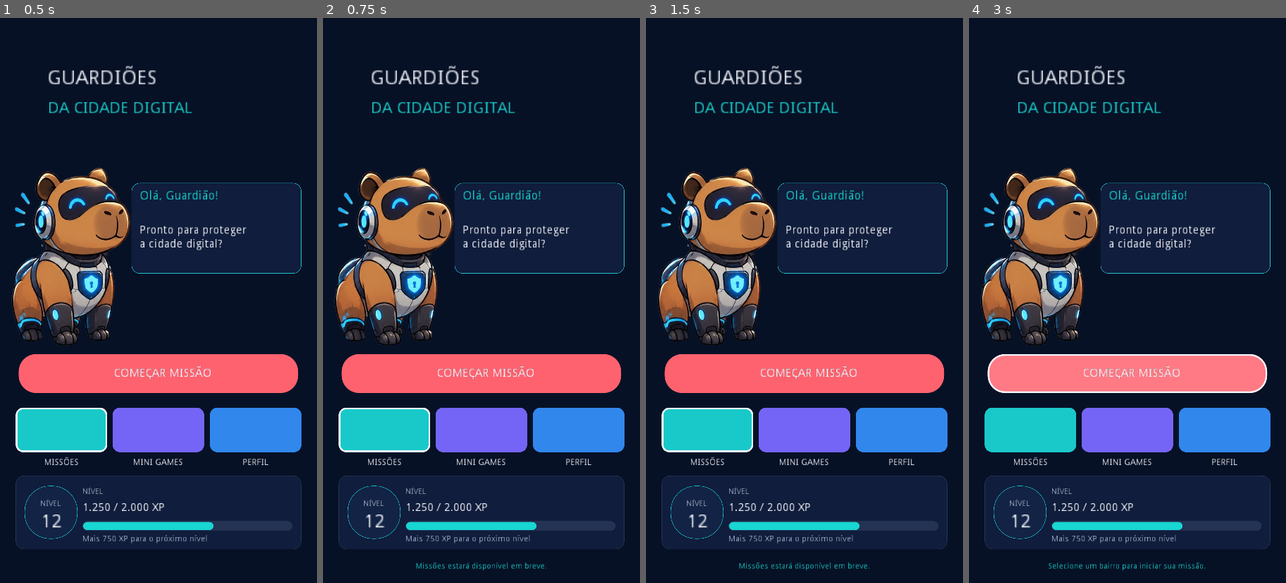
Above: before the commit, frames 1-4 (left to right).
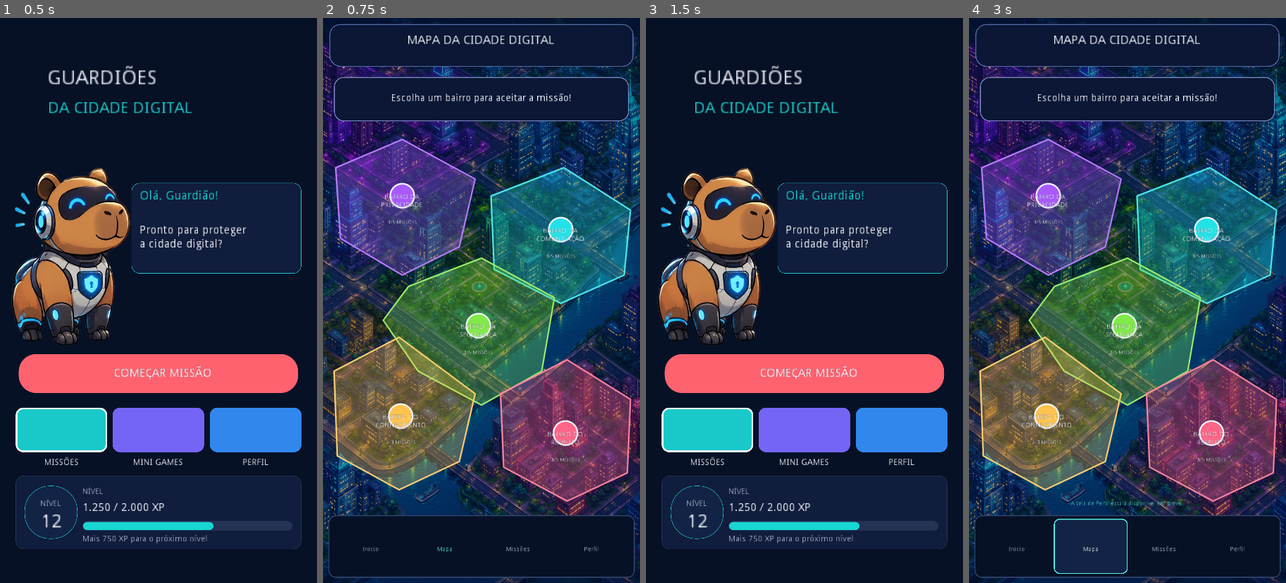
Above: after the commit, the same moments.

Repository: Samuelf17/GabiTech
Game: Godot game, scene res://app/menus/home_screen.tscn
Same seed, same stepped clock (60 frames per second), same inputs: the game is played once before the commit and once after it.
Inputs (mouse positions are in pixels of both pictures, inside the frame that each line leads up to):
- Up to frame 1 (0.5 s): no input
- Up to frame 2 (0.75 s): click (383, 430) at 0.5 s
- Up to frame 3 (1.5 s): click (693, 549) at 1.25 s, where only the run after the commit has a clickable "⌂ Inicio"
- Up to frame 4 (3 s): click "▶ COMEÇAR MISSÃO" at 2 s; click (1089, 549) at 2.75 s, where only the run after the commit has a clickable "● Mapa"

Frame 1 is identical in both runs. In frame 2, 70% of the frame differs, in the area x 0-100%, y 0-100%; in frame 3, 0.2%; in frame 4, 71%.

Commit message:
Adiciona a tela de mapa

Diff:
--- a/app/menus/home_screen.gd
+++ b/app/menus/home_screen.gd
@@ -60,7 +60,7 @@
 	ui["greeting_text"] = _new_label("Pronto para proteger\na cidade digital?", WHITE, "body")
 
 	var start_button := _new_button("MissionButton", "▶   COMEÇAR MISSÃO", Color("#ff626f"), WHITE, "button")
-	start_button.connect("pressed", self, "_on_action_pressed", ["Selecione um bairro para iniciar sua missão."])
+	start_button.connect("pressed", self, "_open_map_screen")
 	ui["start"] = start_button
 
 	ui["nav_missions"] = _new_nav_button("NavMissions", "nav_missions", "MISSÕES", Color("#19c9c9"), "Missões")
@@ -302,7 +302,10 @@
 	var title_label := _new_label(title, WHITE, "nav_caption", Label.ALIGN_CENTER)
 	title_label.name = node_name + "Title"
 	ui[key + "_title"] = title_label
-	button.connect("pressed", self, "_on_action_pressed", [action + " estará disponível em breve."])
+	if key == "nav_missions":
+		button.connect("pressed", self, "_open_map_screen")
+	else:
+		button.connect("pressed", self, "_on_action_pressed", [action + " estará disponível em breve."])
 	return button
 
 
@@ -322,3 +325,7 @@
 func _on_action_pressed(message: String) -> void:
 	status_label.text = message
 	_layout_screen(current_viewport_size)
+
+
+func _open_map_screen() -> void:
+	get_tree().change_scene("res://app/menus/map_screen.tscn")
--- /dev/null
+++ b/app/menus/map_screen.gd
@@ -0,0 +1,296 @@
+extends Control
+
+const NAVY = Color("#071126")
+const PANEL = Color("#0b1735")
+const WHITE = Color("#f3f7ff")
+const MUTED = Color("#bac8e8")
+const CYAN = Color("#55f4e9")
+const DISTRICTS = [
+	{"id": "privacy", "name": "BAIRRO DA\nPRIVACIDADE", "progress": "3/5 MISSÕES", "color": Color("#a95aff"), "center": Vector2(0.25, 0.325), "size": Vector2(0.26, 0.12), "points": [Vector2(0.04, 0.265), Vector2(0.25, 0.215), Vector2(0.48, 0.285), Vector2(0.43, 0.405), Vector2(0.25, 0.455), Vector2(0.055, 0.39)]},
+	{"id": "communication", "name": "BAIRRO DA\nCOMUNICAÇÃO", "progress": "3/5 MISSÕES", "color": Color("#23e2e7"), "center": Vector2(0.75, 0.385), "size": Vector2(0.26, 0.12), "points": [Vector2(0.53, 0.315), Vector2(0.76, 0.265), Vector2(0.97, 0.34), Vector2(0.95, 0.455), Vector2(0.75, 0.505), Vector2(0.54, 0.445)]},
+	{"id": "security", "name": "BAIRRO DA\nSEGURANÇA", "progress": "3/5 MISSÕES", "color": Color("#81ea48"), "center": Vector2(0.49, 0.555), "size": Vector2(0.30, 0.115), "points": [Vector2(0.27, 0.475), Vector2(0.50, 0.425), Vector2(0.73, 0.495), Vector2(0.69, 0.625), Vector2(0.50, 0.685), Vector2(0.30, 0.625), Vector2(0.19, 0.535)]},
+	{"id": "knowledge", "name": "BAIRRO DO\nCONHECIMENTO", "progress": "1/3 MISSÕES", "color": Color("#ffc34f"), "center": Vector2(0.245, 0.715), "size": Vector2(0.27, 0.12), "points": [Vector2(0.035, 0.625), Vector2(0.24, 0.565), Vector2(0.48, 0.665), Vector2(0.43, 0.785), Vector2(0.24, 0.835), Vector2(0.045, 0.775)]},
+	{"id": "respect", "name": "BAIRRO DO\nRESPEITO", "progress": "3/5 MISSÕES", "color": Color("#ff6687"), "center": Vector2(0.765, 0.745), "size": Vector2(0.27, 0.12), "points": [Vector2(0.56, 0.665), Vector2(0.77, 0.605), Vector2(0.97, 0.675), Vector2(0.96, 0.805), Vector2(0.77, 0.855), Vector2(0.57, 0.795)]}
+]
+
+var ui: Dictionary = {}
+var selected_district: int = -1
+var current_viewport_size := Vector2.ZERO
+
+
+func _ready() -> void:
+	_build_screen()
+	get_viewport().connect("size_changed", self, "_on_viewport_size_changed")
+	_layout_screen(get_viewport_rect().size)
+
+
+func _build_screen() -> void:
+	var background := TextureRect.new()
+	background.name = "CityMapBackground"
+	background.texture = load("res://shared/map/assets/mapa.png")
+	background.expand = true
+	background.stretch_mode = TextureRect.STRETCH_KEEP_ASPECT_COVERED
+	background.mouse_filter = Control.MOUSE_FILTER_IGNORE
+	background.anchor_right = 1.0
+	background.anchor_bottom = 1.0
+	add_child(background)
+	ui["background"] = background
+
+	var tint := ColorRect.new()
+	tint.color = Color(0.015, 0.045, 0.13, 0.38)
+	tint.mouse_filter = Control.MOUSE_FILTER_IGNORE
+	tint.anchor_right = 1.0
+	tint.anchor_bottom = 1.0
+	add_child(tint)
+
+	var area_layer := Control.new()
+	area_layer.name = "InteractiveDistricts"
+	area_layer.anchor_right = 1.0
+	area_layer.anchor_bottom = 1.0
+	area_layer.focus_mode = Control.FOCUS_ALL
+	area_layer.mouse_filter = Control.MOUSE_FILTER_STOP
+	area_layer.connect("draw", self, "_draw_districts")
+	area_layer.connect("gui_input", self, "_on_area_input")
+	add_child(area_layer)
+	ui["areas"] = area_layer
+
+	ui["header_panel"] = _new_panel("HeaderPanel", PANEL, Color("#526aa1"), 24)
+	ui["screen_title"] = _new_label("MAPA DA CIDADE DIGITAL", WHITE, "title", Label.ALIGN_CENTER)
+	ui["prompt_panel"] = _new_panel("MissionPrompt", PANEL, Color("#7886bd"), 22)
+	ui["prompt"] = _new_label("Escolha um bairro para aceitar a missão!", WHITE, "prompt", Label.ALIGN_CENTER)
+	ui["status"] = _new_label("", CYAN, "status", Label.ALIGN_CENTER)
+
+	for district in DISTRICTS:
+		var title := _new_label(district["name"], WHITE, "district", Label.ALIGN_CENTER)
+		var progress := _new_label(district["progress"], WHITE, "progress", Label.ALIGN_CENTER)
+		ui[district["id"] + "_title"] = title
+		ui[district["id"] + "_progress"] = progress
+
+	var nav_background := _new_panel("BottomNavigationBackground", NAVY, Color("#33466e"), 16)
+	ui["nav_background"] = nav_background
+	_add_nav_item("Inicio", "⌂", 0, "res://app/menus/home_screen.tscn")
+	_add_nav_item("Mapa", "●", 1, "")
+	_add_nav_item("Missões", "⚑", 2, "")
+	_add_nav_item("Perfil", "♟", 3, "")
+	ui["areas"].grab_focus()
+
+
+func _draw_districts() -> void:
+	var layer: Control = ui["areas"]
+	var font: Font = layer.get_font("font")
+	if font == null:
+		return
+	var landscape: bool = current_viewport_size.x > current_viewport_size.y
+	var regions: Array = _district_layout(current_viewport_size, landscape)
+	for index in range(regions.size()):
+		var region: Dictionary = regions[index]
+		var color: Color = DISTRICTS[index]["color"]
+		var points := PoolVector2Array()
+		for point in region["points"]:
+			points.append(Vector2(point.x * layer.rect_size.x, point.y * layer.rect_size.y))
+		var fill: Color = color
+		fill.a = 0.30 if index != selected_district else 0.48
+		layer.draw_colored_polygon(points, fill)
+		var outline := PoolVector2Array(points)
+		outline.append(points[0])
+		layer.draw_polyline(outline, color.lightened(0.2), 3.0 if index == selected_district else 2.0, true)
+		var center: Vector2 = region["center"] * layer.rect_size
+		layer.draw_circle(center + Vector2(0, -font.get_height() * 0.95), min(layer.rect_size.x, layer.rect_size.y) * (0.027 if landscape else 0.038), color)
+		layer.draw_arc(center + Vector2(0, -font.get_height() * 0.95), min(layer.rect_size.x, layer.rect_size.y) * (0.027 if landscape else 0.038), 0, TAU, 24, WHITE, 2.0, true)
+
+
+func _district_layout(viewport_size: Vector2, landscape: bool) -> Array:
+	var layouts: Array = []
+	if landscape:
+		var centers := [Vector2(0.18, 0.40), Vector2(0.50, 0.40), Vector2(0.82, 0.40), Vector2(0.34, 0.73), Vector2(0.67, 0.73)]
+		var dimensions := Vector2(0.28, 0.25)
+		for index in range(DISTRICTS.size()):
+			layouts.append(_hex_region(centers[index], dimensions))
+	else:
+		for district in DISTRICTS:
+			layouts.append({"points": district["points"], "center": district["center"]})
+	return layouts
+
+
+func _hex_region(center: Vector2, size: Vector2) -> Dictionary:
+	var half_width: float = size.x * 0.5
+	var half_height: float = size.y * 0.5
+	var points := [
+		Vector2(center.x - half_width * 0.62, center.y - half_height),
+		Vector2(center.x + half_width * 0.62, center.y - half_height),
+		Vector2(center.x + half_width, center.y),
+		Vector2(center.x + half_width * 0.62, center.y + half_height),
+		Vector2(center.x - half_width * 0.62, center.y + half_height),
+		Vector2(center.x - half_width, center.y)
+	]
+	return {"points": points, "center": center}
+
+
+func _add_nav_item(title: String, icon_text: String, index: int, scene_path: String) -> void:
+	var button := Button.new()
+	button.name = "Nav" + title.replace("ó", "o")
+	button.text = icon_text + "\n" + title
+	button.align = Button.ALIGN_CENTER
+	button.focus_mode = Control.FOCUS_ALL
+	button.add_stylebox_override("normal", _stylebox(NAVY, NAVY, 12, 1))
+	button.add_stylebox_override("hover", _stylebox(Color("#132345"), CYAN, 12, 2))
+	button.add_stylebox_override("focus", _stylebox(Color("#132345"), CYAN, 12, 2))
+	button.add_color_override("font_color", CYAN if title == "Mapa" else MUTED)
+	button.add_color_override("font_color_hover", WHITE)
+	button.add_color_override("font_color_focus", WHITE)
+	button.set_meta("nav_index", index)
+	button.set_meta("font_role", "nav")
+	button.connect("pressed", self, "_on_nav_pressed", [title, scene_path])
+	add_child(button)
+	ui["nav_" + str(index)] = button
+
+
+func _layout_screen(viewport_size: Vector2) -> void:
+	if viewport_size.x <= 0.0 or viewport_size.y <= 0.0:
+		return
+	current_viewport_size = viewport_size
+	var width: float = viewport_size.x
+	var height: float = viewport_size.y
+	var landscape: bool = width > height
+	var safe: float = min(width, height) * 0.035
+	var font_basis: float = min(width, height)
+	_place(ui["header_panel"], safe * 0.6, safe * 0.55, width - safe * 1.2, height * 0.075)
+	_place(ui["screen_title"], safe * 1.4, safe * 0.65, width - safe * 2.8, height * 0.055, font_basis)
+	_place(ui["prompt_panel"], safe, height * 0.105, width - safe * 2.0, height * 0.078)
+	_place(ui["prompt"], safe * 1.6, height * 0.115, width - safe * 3.2, height * 0.055, font_basis)
+	var nav_height: float = height * (0.105 if landscape else 0.11)
+	var nav_y: float = height - nav_height - safe * 0.5
+	_place(ui["nav_background"], safe * 0.5, nav_y, width - safe, nav_height)
+	var nav_width: float = (width - safe * 2.0) / 4.0
+	for index in range(4):
+		_place(ui["nav_" + str(index)], safe + nav_width * index, nav_y + nav_height * 0.06, nav_width, nav_height * 0.88, font_basis)
+	_place(ui["status"], safe, nav_y - height * 0.038, width - safe * 2.0, height * 0.035, font_basis)
+	var regions: Array = _district_layout(viewport_size, landscape)
+	for index in range(DISTRICTS.size()):
+		var region: Dictionary = regions[index]
+		var center: Vector2 = region["center"]
+		var size: Vector2 = region.get("size", Vector2(width * (0.20 if landscape else 0.28), height * (0.105 if landscape else 0.095)))
+		if landscape:
+			size = Vector2(width * 0.22, height * 0.10)
+		var name_key: String = DISTRICTS[index]["id"] + "_title"
+		var progress_key: String = DISTRICTS[index]["id"] + "_progress"
+		_place(ui[name_key], center.x * width - size.x * 0.5, center.y * height - size.y * 0.28, size.x, size.y * 0.55, font_basis)
+		_place(ui[progress_key], center.x * width - size.x * 0.5, center.y * height + size.y * 0.24, size.x, size.y * 0.30, font_basis)
+	ui["areas"].rect_size = viewport_size
+	ui["areas"].update()
+
+
+func _place(control: Control, x: float, y: float, width: float, height: float, font_basis: float = 720.0) -> void:
+	var scale: float = 1.0
+	if control.has_meta("font_role"):
+		var font: Font = control.get_font("font")
+		var ratio: float = {"title": 0.038, "prompt": 0.031, "district": 0.021, "progress": 0.016, "status": 0.018, "nav": 0.020}[control.get_meta("font_role")]
+		if font != null:
+			scale = min(font_basis * ratio / font.get_height(), _fit_text_scale(control, font, width, height))
+	control.anchor_left = 0.0
+	control.anchor_top = 0.0
+	control.anchor_right = 0.0
+	control.anchor_bottom = 0.0
+	control.rect_scale = Vector2(scale, scale)
+	control.margin_left = x
+	control.margin_top = y
+	control.margin_right = x + width / scale
+	control.margin_bottom = y + height / scale
+
+
+func _fit_text_scale(control: Control, font: Font, width: float, height: float) -> float:
+	var text: String = ""
+	if control is Label:
+		text = (control as Label).text
+	elif control is Button:
+		text = (control as Button).text
+	var widest_line: float = 0.0
+	for line in text.split("\n"):
+		widest_line = max(widest_line, font.get_string_size(line).x)
+	var line_count: int = max(1, text.split("\n").size())
+	var width_scale: float = width / max(1.0, widest_line)
+	var height_scale: float = height / max(1.0, font.get_height() * line_count)
+	return max(0.01, min(width_scale, height_scale))
+
+
+func _new_label(text: String, color: Color, role: String, alignment: int) -> Label:
+	var label := Label.new()
+	label.text = text
+	label.align = alignment
+	label.valign = Label.VALIGN_CENTER
+	label.autowrap = true
+	label.mouse_filter = Control.MOUSE_FILTER_IGNORE
+	label.add_color_override("font_color", color)
+	label.set_meta("font_role", role)
+	add_child(label)
+	return label
+
+
+func _new_panel(node_name: String, fill: Color, border: Color, radius: int) -> Panel:
+	var panel := Panel.new()
+	panel.name = node_name
+	panel.mouse_filter = Control.MOUSE_FILTER_IGNORE
+	panel.add_stylebox_override("panel", _stylebox(fill, border, radius, 2))
+	add_child(panel)
+	return panel
+
+
+func _stylebox(fill: Color, border: Color, radius: int, border_width: int) -> StyleBoxFlat:
+	var style := StyleBoxFlat.new()
+	style.bg_color = fill
+	style.border_color = border
+	style.set_border_width_all(border_width)
+	style.set_corner_radius_all(radius)
+	return style
+
+
+func _district_at_point(point: Vector2) -> int:
+	var regions: Array = _district_layout(current_viewport_size, current_viewport_size.x > current_viewport_size.y)
+	for index in range(regions.size() - 1, -1, -1):
+		var polygon: PoolVector2Array = PoolVector2Array()
+		for normalized_point in regions[index]["points"]:
+			polygon.append(Vector2(normalized_point.x * current_viewport_size.x, normalized_point.y * current_viewport_size.y))
+		if Geometry.is_point_in_polygon(point, polygon):
+			return index
+	return -1
+
+
+func _on_area_input(event: InputEvent) -> void:
+	if event is InputEventMouseButton and event.pressed and event.button_index == BUTTON_LEFT:
+		_select_district(_district_at_point((event as InputEventMouseButton).position))
+		ui["areas"].accept_event()
+	elif event is InputEventScreenTouch and event.pressed:
+		_select_district(_district_at_point((event as InputEventScreenTouch).position))
+		ui["areas"].accept_event()
+	elif event is InputEventKey and event.pressed:
+		var key: int = (event as InputEventKey).scancode
+		if key == KEY_LEFT or key == KEY_UP:
+			selected_district = posmod(selected_district - 1, DISTRICTS.size())
+			ui["areas"].update()
+		elif key == KEY_RIGHT or key == KEY_DOWN:
+			selected_district = posmod(selected_district + 1, DISTRICTS.size())
+			ui["areas"].update()
+		elif (key == KEY_ENTER or key == KEY_KP_ENTER or key == KEY_SPACE) and selected_district >= 0:
+			_select_district(selected_district)
+		ui["areas"].accept_event()
+
+
+func _select_district(index: int) -> void:
+	if index < 0 or index >= DISTRICTS.size():
+		return
+	selected_district = index
+	ui["areas"].update()
+	ui["status"].text = DISTRICTS[index]["name"].replace("\n", " ") + " selecionado."
+
+
+func _on_nav_pressed(title: String, scene_path: String) -> void:
+	if not scene_path.empty():
+		get_tree().change_scene(scene_path)
+	elif title == "Missões":
+		ui["status"].text = "Escolha um bairro para aceitar a missão!"
+	else:
+		ui["status"].text = "A tela de Perfil estará disponível em breve."
+
+
+func _on_viewport_size_changed() -> void:
+	_layout_screen(get_viewport_rect().size)
--- /dev/null
+++ b/app/menus/map_screen.tscn
@@ -0,0 +1,8 @@
+[gd_scene load_steps=2 format=2]
+
+[ext_resource path="res://app/menus/map_screen.gd" type="Script" id=1]
+
+[node name="MapScreen" type="Control"]
+anchor_right = 1.0
+anchor_bottom = 1.0
+script = ExtResource( 1 )
--- /dev/null
+++ b/tests/test_map_screen.gd
@@ -0,0 +1,75 @@
+extends SceneTree
+
+const MAP_SCREEN = preload("res://app/menus/map_screen.tscn")
+const MAP_SCREEN_SCRIPT = preload("res://app/menus/map_screen.gd")
+
+var failures: Array = []
+
+
+func _initialize() -> void:
+	call_deferred("_run_tests")
+
+
+func _run_tests() -> void:
+	var screen = MAP_SCREEN.instance()
+	get_root().add_child(screen)
+	yield(self, "idle_frame")
+	for viewport_size in [Vector2(720, 1280), Vector2(1280, 720), Vector2(960, 540), Vector2(360, 800), Vector2(320, 568)]:
+		_test_layout(screen, viewport_size)
+	_test_district_selection(screen)
+	_test_navigation(screen)
+	if failures.empty():
+		print("Map screen tests passed")
+		quit(0)
+	else:
+		for failure in failures:
+			push_error(failure)
+		quit(1)
+
+
+func _test_layout(screen, viewport_size: Vector2) -> void:
+	screen.anchor_right = 0.0
+	screen.anchor_bottom = 0.0
+	screen.rect_size = viewport_size
+	screen._layout_screen(viewport_size)
+	_check(screen.ui["background"].texture != null, "map illustration loads at %s" % viewport_size)
+	_check(screen.ui["background"].stretch_mode == TextureRect.STRETCH_KEEP_ASPECT_COVERED, "map art fills its background area at %s" % viewport_size)
+	_check(screen.ui["prompt"].text == "Escolha um bairro para aceitar a missão!", "mission prompt stays present at %s" % viewport_size)
+	_check(screen.ui["areas"].focus_mode == Control.FOCUS_ALL, "district layer supports keyboard/controller focus at %s" % viewport_size)
+	for title in ["Inicio", "Mapa", "Missões", "Perfil"]:
+		var found: bool = false
+		for index in range(4):
+			if screen.ui["nav_" + str(index)].text.ends_with(title):
+				found = true
+		_check(found, "%s appears in the bottom navigation at %s" % [title, viewport_size])
+	for district in MAP_SCREEN_SCRIPT.DISTRICTS:
+		_check(screen.ui[district["id"] + "_title"].visible, "%s title is visible at %s" % [district["id"], viewport_size])
+		_check(screen.ui[district["id"] + "_progress"].visible, "%s progress is visible at %s" % [district["id"], viewport_size])
+
+
+func _test_district_selection(screen) -> void:
+	for viewport_size in [Vector2(720, 1280), Vector2(1280, 720)]:
+		screen._layout_screen(viewport_size)
+		for index in range(MAP_SCREEN_SCRIPT.DISTRICTS.size()):
+			var center: Vector2
+			if viewport_size.x > viewport_size.y:
+				var centers := [Vector2(0.18, 0.40), Vector2(0.50, 0.40), Vector2(0.82, 0.40), Vector2(0.34, 0.73), Vector2(0.67, 0.73)]
+				center = Vector2(centers[index].x * viewport_size.x, centers[index].y * viewport_size.y)
+			else:
+				var normalized_center: Vector2 = MAP_SCREEN_SCRIPT.DISTRICTS[index]["center"]
+				center = Vector2(normalized_center.x * viewport_size.x, normalized_center.y * viewport_size.y)
+			_check(screen._district_at_point(center) == index, "district %s is independently interactive at %s" % [MAP_SCREEN_SCRIPT.DISTRICTS[index]["id"], viewport_size])
+			screen._select_district(index)
+			_check(screen.selected_district == index, "district selection state updates")
+
+
+func _test_navigation(screen) -> void:
+	screen._on_nav_pressed("Missões", "")
+	_check(screen.ui["status"].text == "Escolha um bairro para aceitar a missão!", "Missions menu preserves the prompt")
+	screen._on_nav_pressed("Perfil", "")
+	_check(screen.ui["status"].text.find("Perfil") >= 0, "Profile menu gives feedback")
+
+
+func _check(condition: bool, message: String) -> void:
+	if not condition:
+		failures.append(message)
Binary file added: shared/map/assets/mapa.png
Not shown, added: shared/map/assets/mapa.png.import
Not shown, changed: CHANGELOG.md
Not shown, changed: PROJECT_CONTEXT.md
